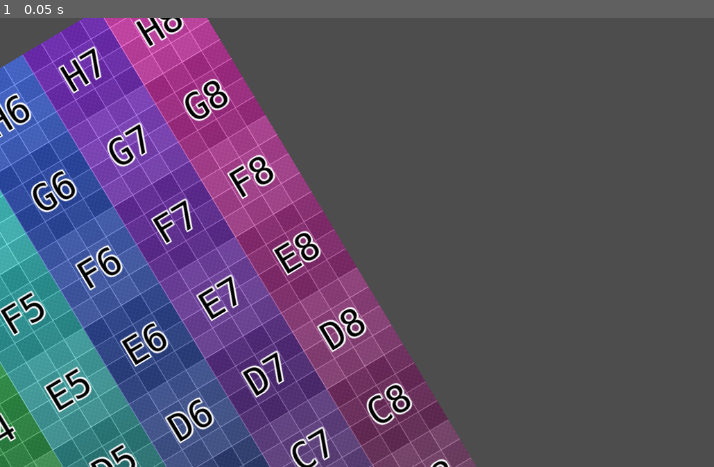
Above: before the commit, frame 1.
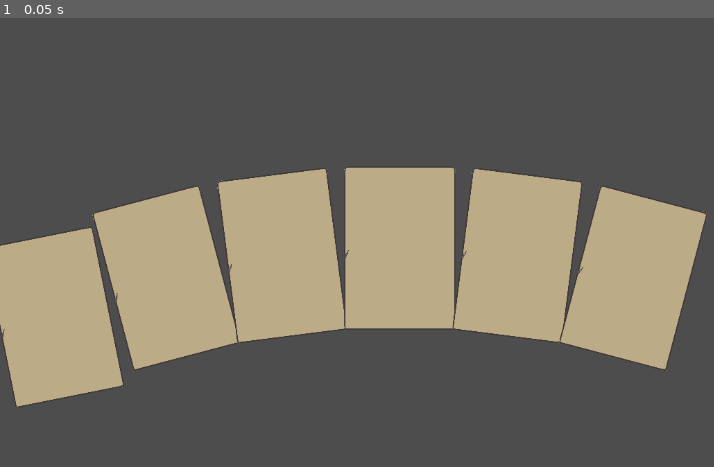
Above: after the commit, the same moment.

Repository: TeamName-FIOLTR/GMTK2023
Game: Godot game, scene res://scenes/objects/decks/rotary_deck.tscn
Same seed, same stepped clock (60 frames per second), same inputs: the game is played once before the commit and once after it. The project has no main scene, so this scene is started directly.
Inputs:
- Up to frame 1 (0.05 s): no input

The runs differ from the first frame. In frame 1, 63% of the frame differs, in the area x 0-100%, y 0-100%.

Commit message:
lol home isn't mounting by default but can manually it's weird

Diff:
--- /dev/null
+++ b/scenes/objects/cards/InputArea.gd
@@ -0,0 +1,12 @@
+extends Area2D
+class_name CardArea
+
+@export var card : Card
+# Called when the node enters the scene tree for the first time.
+func _ready():
+	pass # Replace with function body.
+
+
+# Called every frame. 'delta' is the elapsed time since the previous frame.
+func _process(delta):
+	pass
--- a/scenes/objects/cards/card.gd
+++ b/scenes/objects/cards/card.gd
@@ -2,6 +2,8 @@
 class_name Card
 
 @export var number : int = 10
+
+var pos_tween : Tween
 
 func _init(card_number = 100):
 	number=card_number
@@ -17,6 +19,25 @@
 	pass
 
 
-func _on_input_area_input_event(viewport, event, shape_idx):
+func _on_input_area_input_event(viewport, event : InputEvent, shape_idx):
+	if event is InputEventMouseMotion and Input.is_mouse_button_pressed(MOUSE_BUTTON_LEFT):
+#		print("/")
+		if abs(event.relative.x)<abs(event.relative.y):
+			if pos_tween:
+				pos_tween.kill()
+			$Sprite2D.global_position = get_global_mouse_position()
+	elif event is InputEventMouseButton:
+		if event.button_index == MOUSE_BUTTON_LEFT and event.is_released():
+			reset_position()
+	pass # Replace with function body.
 
+func reset_position():
+	if pos_tween:
+		pos_tween.kill()
+	pos_tween = create_tween()
+	pos_tween.tween_property($Sprite2D, "position", Vector2(0, 0), 6/60.0)
+
+
+func _on_input_area_mouse_exited():
+	reset_position()
 	pass # Replace with function body.
--- a/scenes/objects/cards/card.tscn
+++ b/scenes/objects/cards/card.tscn
@@ -1,20 +1,25 @@
-[gd_scene load_steps=4 format=3 uid="uid://bf3wvnl7ea8j5"]
+[gd_scene load_steps=5 format=3 uid="uid://bf3wvnl7ea8j5"]
 
 [ext_resource type="Script" path="res://scenes/objects/cards/card.gd" id="1_fthal"]
-[ext_resource type="Texture2D" uid="uid://bfawlyyby61dm" path="res://assets/textures/debug_texture.png" id="1_r1k8d"]
+[ext_resource type="Texture2D" uid="uid://cru5edd3wribw" path="res://assets/textures/cards/card_base.png" id="2_10lxe"]
+[ext_resource type="Script" path="res://scenes/objects/cards/InputArea.gd" id="3_bsyqd"]
 
 [sub_resource type="RectangleShape2D" id="RectangleShape2D_j1okg"]
-size = Vector2(1016, 1032)
+size = Vector2(515, 771)
 
 [node name="Card" type="Node2D"]
 script = ExtResource("1_fthal")
 
 [node name="Sprite2D" type="Sprite2D" parent="."]
-texture = ExtResource("1_r1k8d")
+texture = ExtResource("2_10lxe")
 
-[node name="InputArea" type="Area2D" parent="."]
+[node name="InputArea" type="Area2D" parent="Sprite2D" node_paths=PackedStringArray("card")]
+script = ExtResource("3_bsyqd")
+card = NodePath("../..")
 
-[node name="CollisionShape2D" type="CollisionShape2D" parent="InputArea"]
+[node name="CollisionShape2D" type="CollisionShape2D" parent="Sprite2D/InputArea"]
+position = Vector2(6.5, 26.5)
 shape = SubResource("RectangleShape2D_j1okg")
 
-[connection signal="input_event" from="InputArea" to="." method="_on_input_area_input_event"]
+[connection signal="input_event" from="Sprite2D/InputArea" to="." method="_on_input_area_input_event"]
+[connection signal="mouse_exited" from="Sprite2D/InputArea" to="." method="_on_input_area_mouse_exited"]
--- a/scenes/objects/decks/rotary_deck.gd
+++ b/scenes/objects/decks/rotary_deck.gd
@@ -35,6 +35,8 @@
 @export var card_deck : Deck
 
 @export var scroll : float = 0
+
+@export var card_scale : float = 1.0
 
 var card_offsets : Array[float]
 
@@ -76,15 +78,16 @@
 		var follower = PathFollow2D.new()
 		follower.add_child(card)
 		rotary_path.add_child(follower)
+		follower.scale = Vector2.ONE*card_scale
 
 		card_offsets[i] = i/float(card_count)
 		i += 1
-
+	update_scroll()
 
 func update_scroll():
 	var following_points = rotary_path.get_children()
 	for i in range(len(card_deck.cards)):
-		following_points[i].progress_ratio = clamp(card_offsets[i]+scroll,0,1)
+		following_points[i].progress_ratio = clamp(card_offsets[i]+scroll,0.001,0.999)
 	pass
 
 # Called every frame. 'delta' is the elapsed time since the previous frame.
@@ -95,6 +98,7 @@
 func _on_click_area_input_event(viewport, event : InputEvent, shape_idx):
 	if event is InputEventMouseMotion and Input.is_mouse_button_pressed(MOUSE_BUTTON_LEFT):
 #		print("/")
-		scroll += clamp(event.relative.x/1000.0,-0.5,1.5)
-		update_scroll()
+		if abs(event.relative.x)>abs(event.relative.y):
+			scroll += clamp(event.relative.x/1000.0,-0.5,1.5)
+			update_scroll()
 	pass # Replace with function body.
--- a/scenes/objects/decks/rotary_deck.tscn
+++ b/scenes/objects/decks/rotary_deck.tscn
@@ -5,7 +5,7 @@
 
 [sub_resource type="Curve2D" id="Curve2D_dvpjw"]
 _data = {
-"points": PackedVector2Array(0, 0, 0, 0, -500, 300, -300, 0, 300, 0, 0, 0, 0, 0, 0, 0, 500, 300)
+"points": PackedVector2Array(0, 0, 0, 0, -500, 100, -300, 0, 300, 0, 0, 0, 0, 0, 0, 0, 500, 100)
 }
 point_count = 3
 
@@ -15,16 +15,17 @@
 [node name="Rotary Deck" type="Node2D"]
 script = ExtResource("1_lgwug")
 rotary_width = 500.0
-rotary_height = 300.0
+rotary_height = 100.0
 center_handle = Vector2(-300, 0)
 scroll = null
+card_scale = 0.305
 
 [node name="Path2D" type="Path2D" parent="."]
 curve = SubResource("Curve2D_dvpjw")
 
 [node name="PathFollow2D" type="PathFollow2D" parent="Path2D"]
-position = Vector2(-66.2852, 4.88501)
-rotation = -0.14643
+position = Vector2(24.6736, 0.225494)
+rotation = 0.0182775
 progress = 538.238
 
 [node name="DebugTexture" type="Sprite2D" parent="Path2D/PathFollow2D"]
--- /dev/null
+++ b/scenes/objects/play_area/CardDetectingArea.gd
@@ -0,0 +1,27 @@
+extends Area2D
+class_name CardDetectingArea
+
+
+# Called when the node enters the scene tree for the first time.
+func _ready():
+	pass # Replace with function body.
+
+
+# Called every frame. 'delta' is the elapsed time since the previous frame.
+func _process(delta):
+	pass
+
+signal card_entered(card)
+signal card_exited(card)
+
+func _on_area_entered(area):
+	if area is CardArea:
+		emit_signal("card_entered", area.card)
+		pass
+	pass # Replace with function body.
+
+
+func _on_area_exited(area):
+	if area is CardArea:
+		emit_signal("card_exited", area.card)
+	pass # Replace with function body.
--- /dev/null
+++ b/scenes/objects/play_area/card_play_area.gd
@@ -0,0 +1,11 @@
+extends Node2D
+
+
+# Called when the node enters the scene tree for the first time.
+func _ready():
+	pass # Replace with function body.
+
+
+# Called every frame. 'delta' is the elapsed time since the previous frame.
+func _process(delta):
+	pass
--- /dev/null
+++ b/scenes/objects/play_area/card_play_area.tscn
@@ -0,0 +1,19 @@
+[gd_scene load_steps=4 format=3 uid="uid://pvhbdngj4t7n"]
+
+[ext_resource type="Script" path="res://scenes/objects/play_area/CardDetectingArea.gd" id="1_5hois"]
+[ext_resource type="Script" path="res://scenes/objects/play_area/card_play_area.gd" id="1_igqvt"]
+
+[sub_resource type="RectangleShape2D" id="RectangleShape2D_2x5qk"]
+size = Vector2(127, 114)
+
+[node name="Card Play Area" type="Node2D"]
+script = ExtResource("1_igqvt")
+
+[node name="CardDetectingArea" type="Area2D" parent="."]
+script = ExtResource("1_5hois")
+
+[node name="CollisionShape2D" type="CollisionShape2D" parent="CardDetectingArea"]
+shape = SubResource("RectangleShape2D_2x5qk")
+
+[connection signal="area_entered" from="CardDetectingArea" to="CardDetectingArea" method="_on_area_entered"]
+[connection signal="area_exited" from="CardDetectingArea" to="CardDetectingArea" method="_on_area_exited"]
Binary file added: assets/textures/cards/card_back.png
Not shown, added: assets/textures/cards/card_back.png.import
Binary file added: assets/textures/cards/card_base.png
Not shown, added: assets/textures/cards/card_base.png.import
